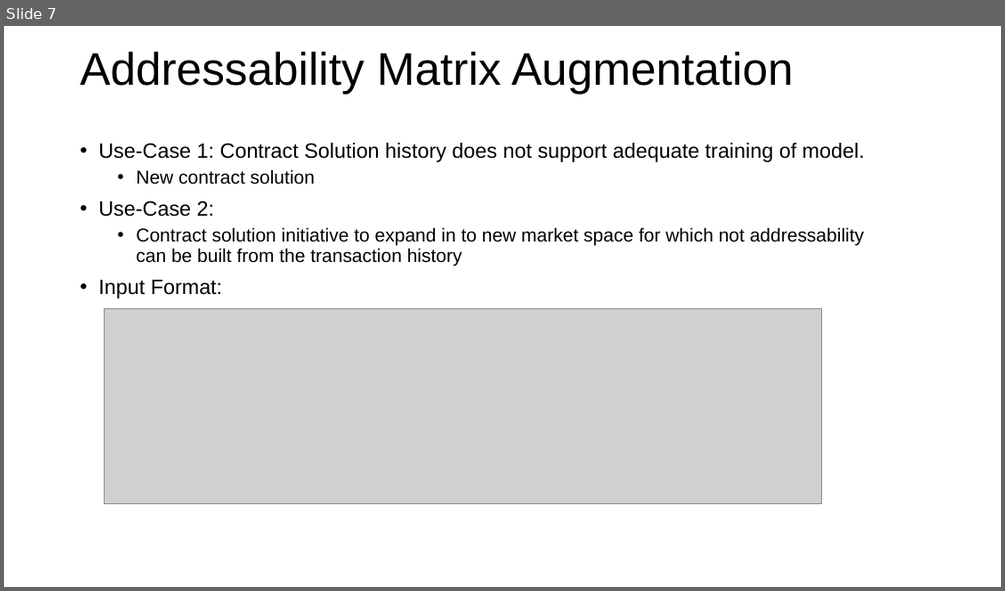
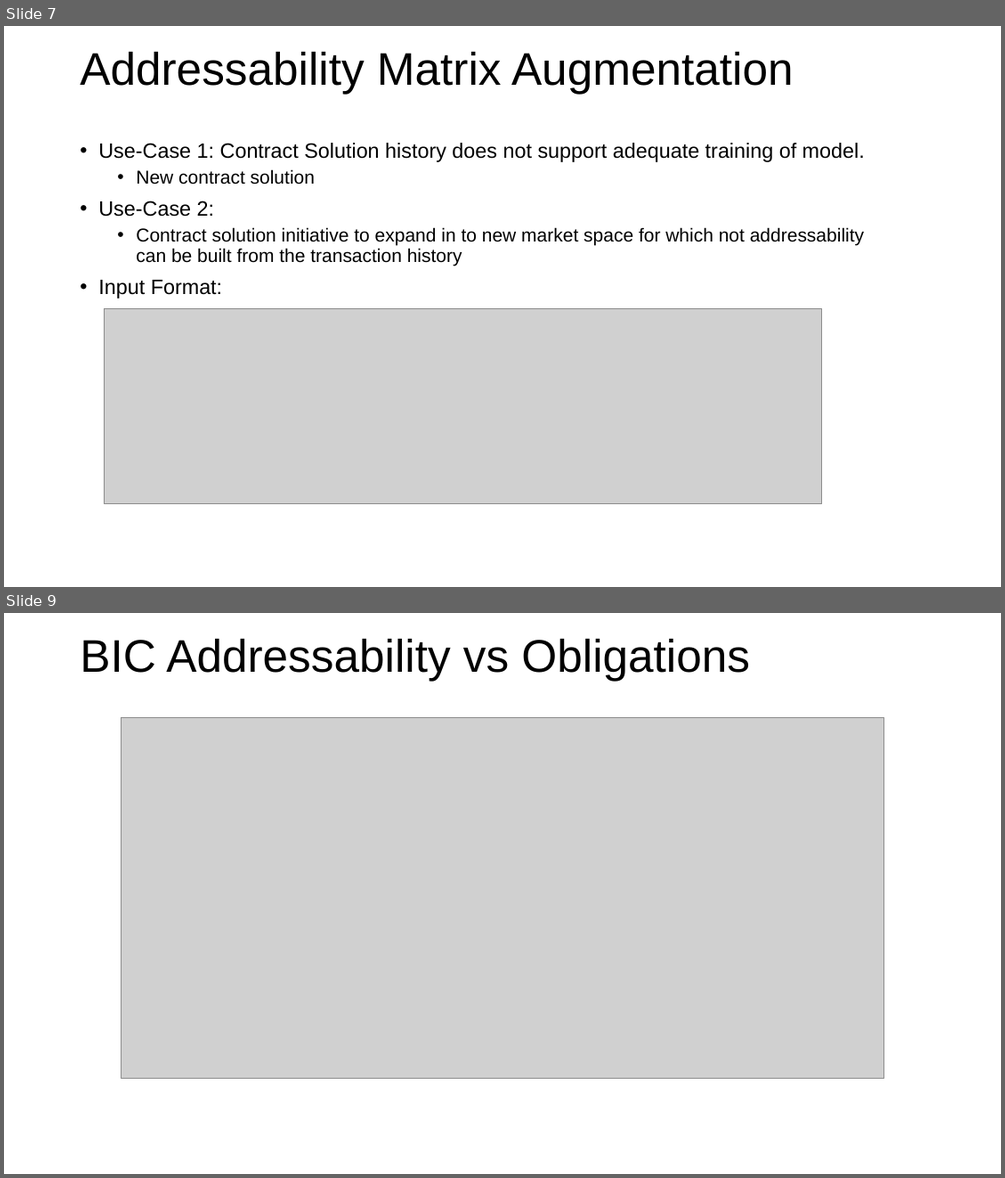
Before and after one commit to mrbest/CombinedAddressability, a slide deck: CombinedAddressability.pptx. Shown one above the other, each under a label of ours: slide 7 before the commit, slides 7 and 9 after it; the slides between them are not shown. The pictures are 1005x591 and 1005x1178 pixels, drawn with LibreOffice and Linux fonts; fonts in the diff are those of the drawing; grey boxes stand for pictures; background and template pictures are left out. Boxes give left, top, right and bottom in pixels: in the first picture for what was removed or moved away, otherwise in the second. Text is boxed around its words. In the diff, an @@ line names an element or a change of style, - is before the commit and + after.

```diff
--- a/CombinedAddressability.pptx
+++ b/CombinedAddressability.pptx
@@ slide 9 added at (4, 613, 1001, 1174), background #FFFFFF @@
@@ title added at (80, 638, 750, 681), 44 pt, text #000000 @@
+BIC Addressability vs Obligations
@@ picture added at (121, 718, 883, 1078) @@
```
Also in this commit, not shown: 1 slide changed, 3 other slides added, 1 slide removed, 4 other files.
